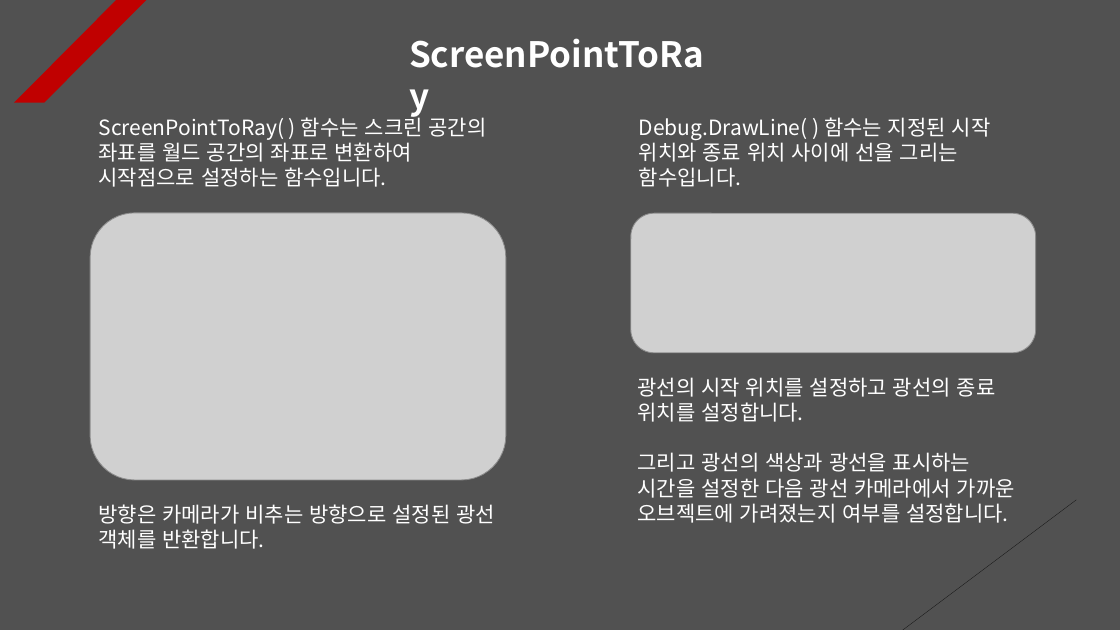
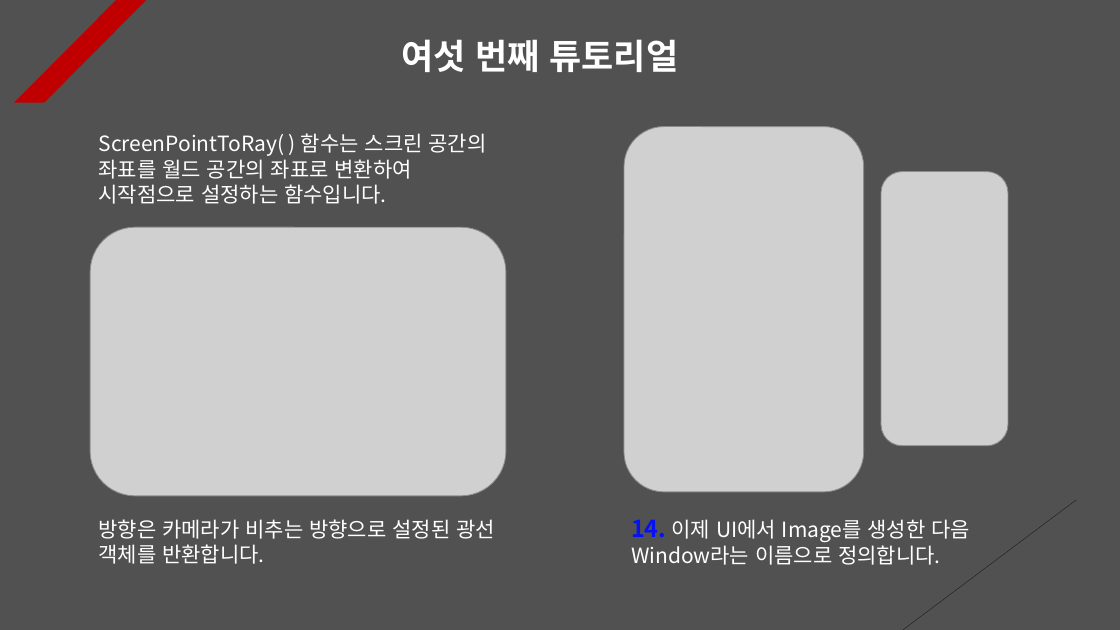
Before and after one commit to Unity2033/3D-UnityEngine, a slide deck: slide 6 of Assets/Class/Raycast/PPT Data/RayCast Example.pptx. Drawn at 1120x630 pixels with LibreOffice and Linux fonts; fonts in the diff are those of the drawing; grey boxes stand for pictures. Boxes give left, top, right and bottom in pixels: in the first picture for what was removed or moved away, otherwise in the second. Text is boxed around its words. In the diff, an @@ line names an element or a change of style, - is before the commit and + after.

```diff
--- a/Assets/Class/Raycast/PPT Data/RayCast Example.pptx
+++ b/Assets/Class/Raycast/PPT Data/RayCast Example.pptx
@@ text at [401,39,678,72]: text changed @@
-ScreenPointToRay
+여섯 번째 튜토리얼
@@ text removed at [639,117,991,187] @@
-Debug.DrawLine( ) 함수는 지정된 시작 위치와 종료 위치 사이에 선을 그리는 함수입니다.
@@ 2 texts, 1 picture: place and size @@
-2 texts, 1 picture at [90,114,506,549]
+2 texts, 1 picture at [90,133,506,564]
@@ picture added at [624,127,864,492] @@
@@ picture added at [881,171,1008,445] @@
@@ picture removed at [631,213,1036,353] @@
@@ text removed at [638,377,1015,523] @@
-광선의 시작 위치를 설정하고 광선의 종료 위치를 설정합니다.
-그리고 광선의 색상과 광선을 표시하는 시간을 설정한 다음 광선 카메라에서 가까운 오브젝트에 가려졌는지 여부를 설정합니다.
@@ text added at [631,519,970,565], 18 pt, text #FFFFFF @@
+14. 이제 UI에서 Image를 생성한 다음 Window라는 이름으로 정의합니다.
```
Also in this commit, not shown: 6 other slides changed, 2 slides added, 45 other files.
